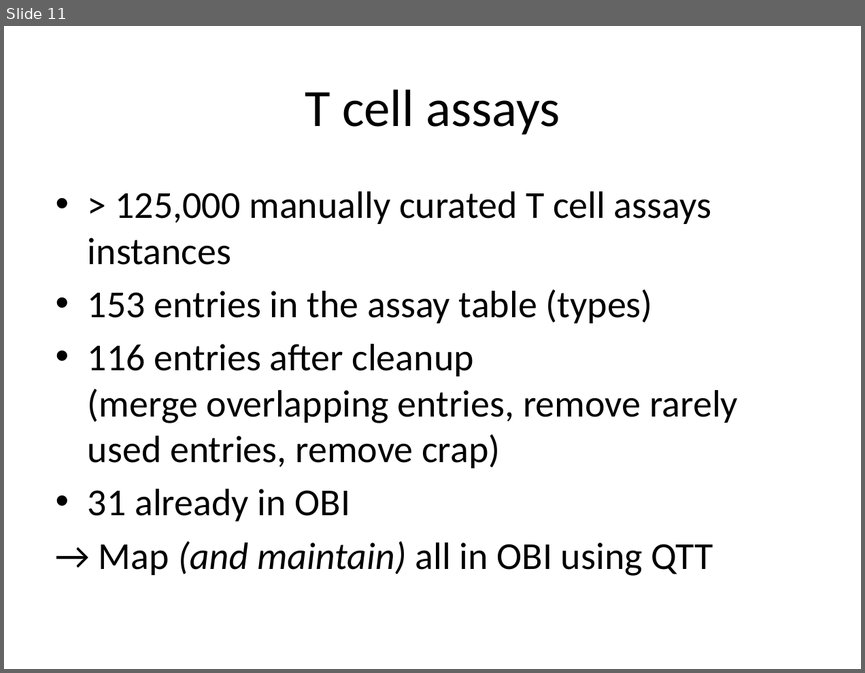
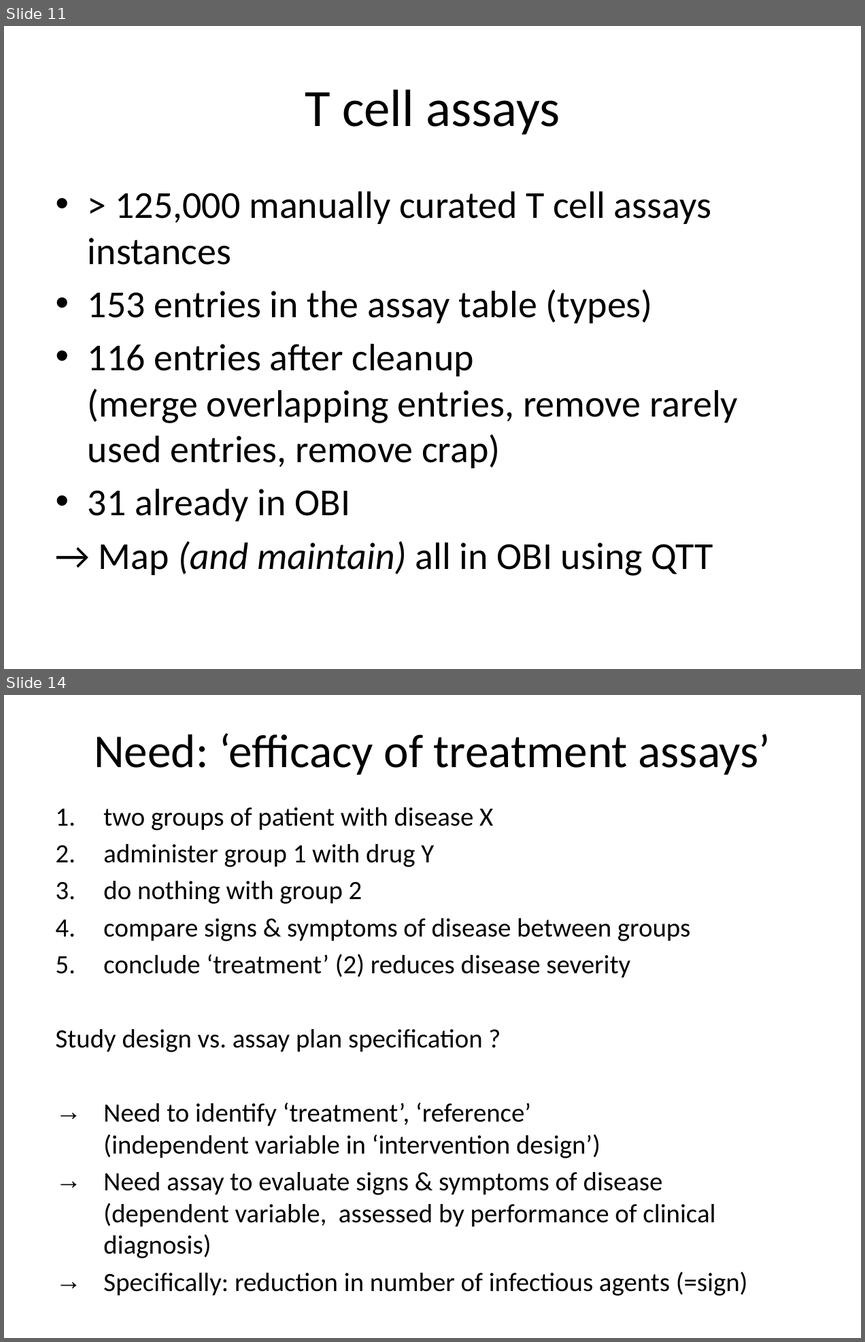
Before and after one commit to obi-ontology/obi-legacy-svn, a slide deck: trunk/docs/developer/use cases/IEDB export/2010 - vancouver.pptx. Shown one above the other, each under a label of ours: slide 11 before the commit, slides 11 and 14 after it; the slides between them are not shown. The pictures are 865x673 and 865x1342 pixels, drawn with LibreOffice and Linux fonts; fonts in the diff are those of the drawing. Boxes give left, top, right and bottom in pixels: in the first picture for what was removed or moved away, otherwise in the second. Text is boxed around its words. In the diff, an @@ line names an element or a change of style, - is before the commit and + after.

```diff
--- a/trunk/docs/developer/use cases/IEDB export/2010 - vancouver.pptx
+++ b/trunk/docs/developer/use cases/IEDB export/2010 - vancouver.pptx
@@ slide 14 added at bbox=[4, 695, 861, 1338], background #FFFFFF @@
@@ title added at bbox=[94, 733, 770, 775], 39.6 pt, text #000000 @@
+Need: ‘efficacy of treatment assays’
@@ text added at bbox=[56, 807, 748, 1295], 22.2 pt, text #000000 @@
+1. two groups of patient with disease X
+2. administer group 1 with drug Y
+3. do nothing with group 2
+4. compare signs & symptoms of disease between groups
+5. conclude ‘treatment’ (2) reduces disease severity
+Study design vs. assay plan specification ?
+→ Need to identify ‘treatment’, ‘reference’
+  (independent variable in ‘intervention design’)
+→ Need assay to evaluate signs & symptoms of disease
+  (dependent variable, assessed by performance of clinical diagnosis)
+→ Specifically: reduction in number of infectious agents (=sign)
```
Also in this commit, not shown: 1 slide changed, 2 other slides added, 6 other files.
